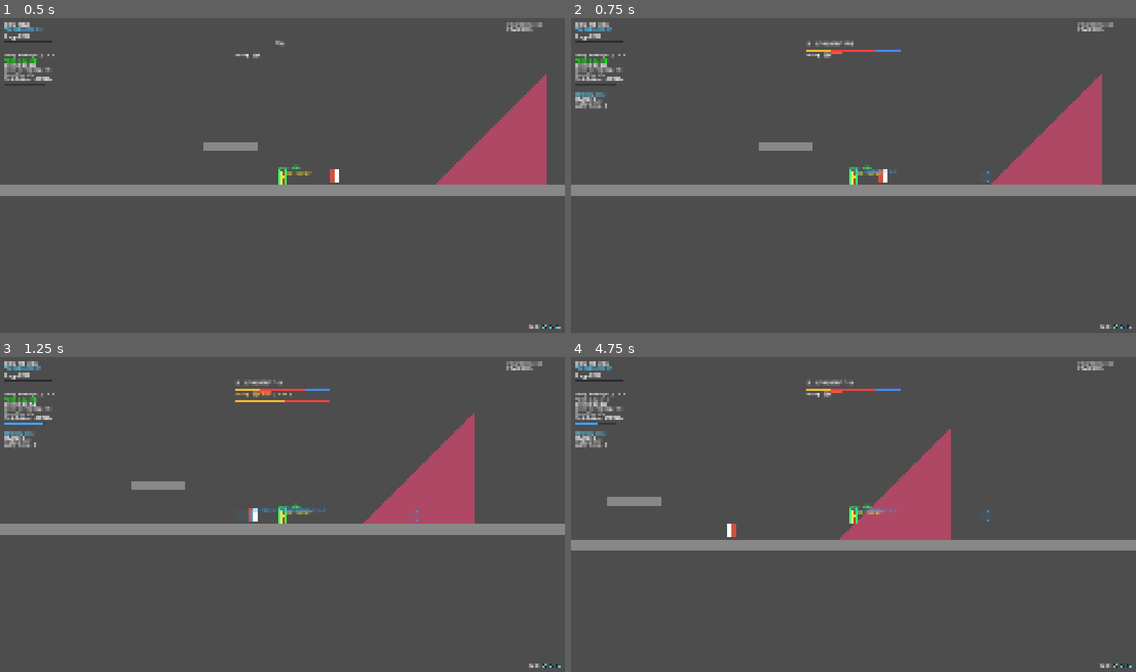
Above: before the commit, frames 1-4 (two rows, left to right).
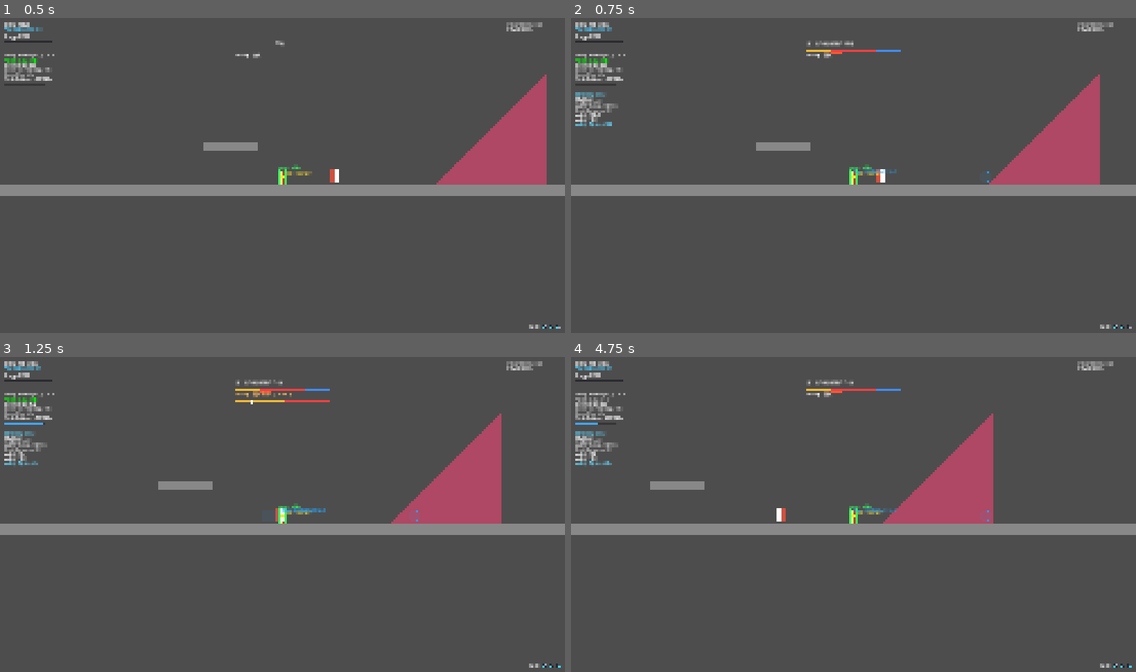
Above: after the commit, the same moments.

Repository: Guo3020/CombatLab
Game: Godot game, scene res://02_scenes/01_arena/main.tscn
Same seed, same stepped clock (60 frames per second), same inputs: the game is played once before the commit and once after it.
Inputs (mouse positions are in pixels of both pictures, inside the frame that each line leads up to):
- Up to frame 1 (0.5 s): no input
- Up to frame 2 (0.75 s): move the mouse to (977, 159) at 0.52 s; hold D (move_right) from 0.53 s (still down); hold Right mouse button (dodge) from 0.53 s (still down); click (977, 159) at 0.67 s
- Up to frame 3 (1.25 s): keep holding D (move_right); keep holding Right mouse button (dodge); tap Up (jump) at 0.77 s
- Up to frame 4 (4.75 s): release D (move_right) at 1.25 s; release Right mouse button (dodge) at 1.25 s; drag from (740, 530) to (983, 514) at 1.27 s; move the mouse to (910, 445) at 2.02 s; hold A (move_left) 2.03-2.75 s; hold Right mouse button (dodge) 2.03-2.75 s; drag from (825, 580) to (684, 467) at 2.77 s; move the mouse to (1023, 564) at 3.52 s; hold D (move_right) 3.53-4.25 s; hold Right mouse button (dodge) 3.53-4.25 s; tap Up (jump) at 3.77 s; drag from (684, 467) to (768, 435) at 4.27 s

Frame 1 is identical in both runs. In frame 2, 0.6% of the frame differs, in the area x 0-94%, y 17-53%; in frame 3, 3.6%; in frame 4, 11%, in the area x 0-100%, y 17-62%.

Commit message:
fix track切换

Diff:
--- a/02_scenes/01_arena/main.tscn
+++ b/02_scenes/01_arena/main.tscn
@@ -11,15 +11,15 @@
 [sub_resource type="RectangleShape2D" id="RectangleShape2D_r8brs"]
 size = Vector2(252, 35)
 
+[sub_resource type="ConvexPolygonShape2D" id="ConvexPolygonShape2D_g1ohs"]
+custom_solver_bias = 0.256
+points = PackedVector2Array(0, 0, 500, 0, 500, -500)
+
 [sub_resource type="RectangleShape2D" id="RectangleShape2D_map_boundary"]
 size = Vector2(10000, 40)
 
 [sub_resource type="RectangleShape2D" id="RectangleShape2D_map_side_boundary"]
 size = Vector2(40, 3000)
-
-[sub_resource type="ConvexPolygonShape2D" id="ConvexPolygonShape2D_g1ohs"]
-custom_solver_bias = 0.256
-points = PackedVector2Array(0, 0, 500, 0, 500, -500)
 
 [node name="main" type="Node2D" unique_id=2059337878]
 
@@ -68,19 +68,18 @@
 polygon = PackedVector2Array(1.4305115e-05, 1.5258789e-05, 256, 7.6293945e-06, 255.9999, -255.99998)
 uv = PackedVector2Array(-8, 64, 248, 63.999992, 247.99988, -152)
 
-[node name="MapBoundary" type="StaticBody2D" parent="."]
-collision_layer = 1
+[node name="MapBoundary" type="StaticBody2D" parent="." unique_id=1881222668]
 collision_mask = 0
 
-[node name="BottomFallGuard" type="CollisionShape2D" parent="MapBoundary"]
+[node name="BottomFallGuard" type="CollisionShape2D" parent="MapBoundary" unique_id=923227874]
 position = Vector2(571, 1050)
 shape = SubResource("RectangleShape2D_map_boundary")
 
-[node name="LeftMapBoundary" type="CollisionShape2D" parent="MapBoundary"]
+[node name="LeftMapBoundary" type="CollisionShape2D" parent="MapBoundary" unique_id=1689423905]
 position = Vector2(-1800, 500)
 shape = SubResource("RectangleShape2D_map_side_boundary")
 
-[node name="RightMapBoundary" type="CollisionShape2D" parent="MapBoundary"]
+[node name="RightMapBoundary" type="CollisionShape2D" parent="MapBoundary" unique_id=1733352332]
 position = Vector2(2950, 500)
 shape = SubResource("RectangleShape2D_map_side_boundary")
 
--- a/04_resources/Training_dummy_action/enemy_action_01.tres
+++ b/04_resources/Training_dummy_action/enemy_action_01.tres
@@ -4,6 +4,7 @@
 [ext_resource type="Script" uid="uid://bj3diw4xg6hf0" path="res://03_scripts/01_combat/modules/combat_action_module.gd" id="1_tfeyi"]
 [ext_resource type="Script" uid="uid://dsiqusg72sqha" path="res://03_scripts/01_combat/data/hitbox_data.gd" id="2_tfeyi"]
 [ext_resource type="Script" uid="uid://bvyxsitu1yh05" path="res://03_scripts/01_combat/data/combat_action_data.gd" id="4_5bglr"]
+[ext_resource type="Script" uid="uid://dp5gttsshciy0" path="res://03_scripts/01_combat/modules/movement_module.gd" id="4_htf8t"]
 
 [sub_resource type="Resource" id="Resource_tfeyi"]
 script = ExtResource("2_tfeyi")
@@ -15,6 +16,25 @@
 target_time_freeze_duration = 0.6166666666666667
 metadata/_custom_type_script = "uid://bx3y8p324q4xu"
 
+[sub_resource type="Curve" id="Curve_bcveu"]
+resource_name = "MovementTrack Curve"
+_limits = [-1000.0, 1000.0, 0.0, 1.0]
+bake_resolution = 8
+_data = [Vector2(0, 0), 0.0, 0.0, 0, 0, Vector2(1, 0), 0.0, 0.0, 0, 0]
+point_count = 2
+
+[sub_resource type="Curve" id="Curve_5bglr"]
+resource_name = "MovementTrack Curve"
+_limits = [-1000.0, 1000.0, 0.0, 1.0]
+bake_resolution = 8
+_data = [Vector2(0, 0), 0.0, 0.0, 0, 0, Vector2(1, 0), 0.0, 0.0, 0, 0]
+point_count = 2
+
+[sub_resource type="Resource" id="Resource_wrdwy"]
+script = ExtResource("4_htf8t")
+movement_track_x = SubResource("Curve_bcveu")
+movement_track_y = SubResource("Curve_5bglr")
+
 [resource]
 script = ExtResource("4_5bglr")
 action_id = &"enemy_combo_01"
@@ -25,4 +45,5 @@
 input_window = 0.6
 hit_module_enabled = true
 hit_instances = Array[ExtResource("1_htf8t")]([SubResource("Resource_HitInstance")])
+modules = Array[ExtResource("1_tfeyi")]([SubResource("Resource_wrdwy")])
 metadata/_custom_type_script = "uid://bvyxsitu1yh05"
--- a/04_resources/player1_action/sword_combo_01.tres
+++ b/04_resources/player1_action/sword_combo_01.tres
@@ -33,6 +33,7 @@
 
 [sub_resource type="Resource" id="Resource_pfusb"]
 script = ExtResource("4_4ikgc")
+movement_mode = 1
 stabilization_enabled = false
 stabilization_speed = 1000.0
 movement_track_x = SubResource("Curve_4ikgc")
--- a/04_resources/player1_action/sword_combo_02.tres
+++ b/04_resources/player1_action/sword_combo_02.tres
@@ -4,6 +4,7 @@
 [ext_resource type="Script" uid="uid://bj3diw4xg6hf0" path="res://03_scripts/01_combat/modules/combat_action_module.gd" id="1_hi0tf"]
 [ext_resource type="Script" uid="uid://dsiqusg72sqha" path="res://03_scripts/01_combat/data/hitbox_data.gd" id="2_fs84i"]
 [ext_resource type="Script" uid="uid://bvyxsitu1yh05" path="res://03_scripts/01_combat/data/combat_action_data.gd" id="3_g6vsu"]
+[ext_resource type="Script" uid="uid://dp5gttsshciy0" path="res://03_scripts/01_combat/modules/movement_module.gd" id="4_fs84i"]
 
 [sub_resource type="Resource" id="Resource_tehj2"]
 script = ExtResource("2_fs84i")
@@ -15,6 +16,26 @@
 hitboxes = Array[ExtResource("2_fs84i")]([SubResource("Resource_tehj2")])
 metadata/_custom_type_script = "uid://bx3y8p324q4xu"
 
+[sub_resource type="Curve" id="Curve_7wkcq"]
+resource_name = "MovementTrack Curve"
+_limits = [-1000.0, 1000.0, 0.0, 1.0]
+bake_resolution = 8
+_data = [Vector2(0, 0), 0.0, 0.0, 0, 0, Vector2(1, 0), 0.0, 0.0, 0, 0]
+point_count = 2
+
+[sub_resource type="Curve" id="Curve_xg6vm"]
+resource_name = "MovementTrack Curve"
+_limits = [-1000.0, 1000.0, 0.0, 1.0]
+bake_resolution = 8
+_data = [Vector2(0, 0), 0.0, 0.0, 0, 0, Vector2(1, 0), 0.0, 0.0, 0, 0]
+point_count = 2
+
+[sub_resource type="Resource" id="Resource_nddux"]
+script = ExtResource("4_fs84i")
+movement_mode = 1
+movement_track_x = SubResource("Curve_7wkcq")
+movement_track_y = SubResource("Curve_xg6vm")
+
 [resource]
 script = ExtResource("3_g6vsu")
 action_id = &"sword_combo_02"
@@ -25,4 +46,5 @@
 input_window = 1.0
 hit_module_enabled = true
 hit_instances = Array[ExtResource("1_fs84i")]([SubResource("Resource_fs84i")])
+modules = Array[ExtResource("1_hi0tf")]([SubResource("Resource_nddux")])
 metadata/_custom_type_script = "uid://bvyxsitu1yh05"
Not shown, changed: addons/hitbox_editor/hitbox_editor_panel.gd
Not shown, changed: addons/hitbox_editor/movement_track_editor_panel.gd
